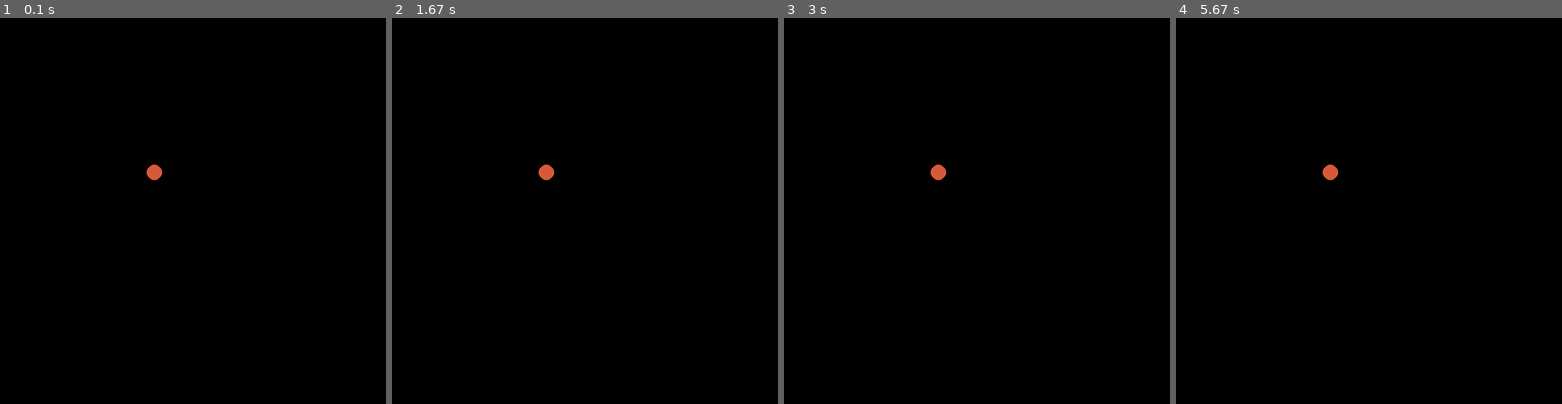
Above: before the commit, frames 1-4 (left to right).
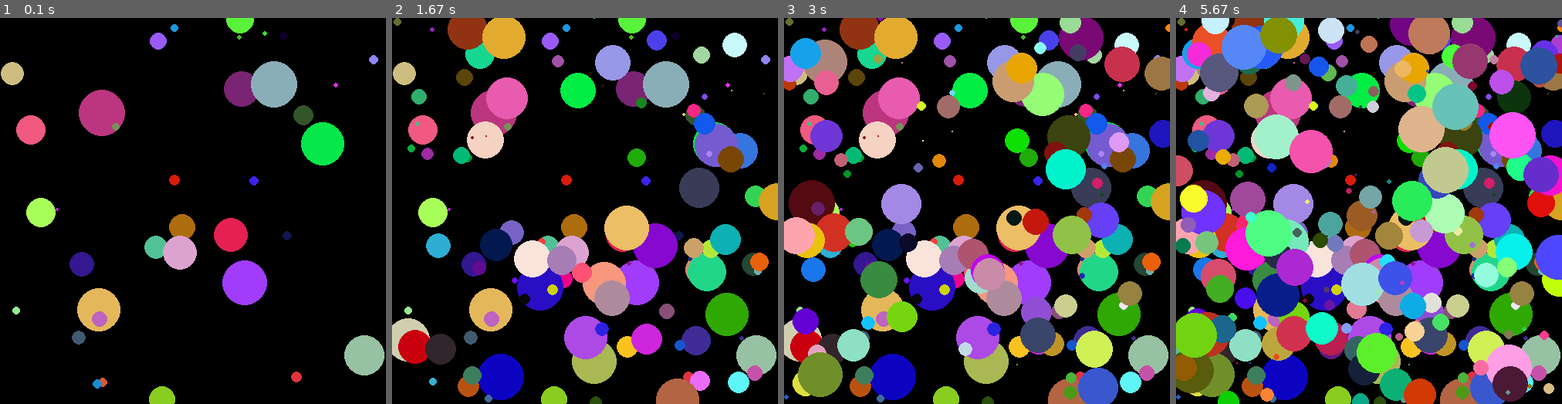
Above: after the commit, the same moments.

Repository: sagieppel/PyGame-Toturial
Game: pygame game, started from 0_DrawCircle.py
Two runs of this game, one before a commit and one after it. Both use one fixed random seed, a clock stepped at 60 frames per second and the inputs below.
Inputs:
- Up to frame 1 (0.1 s): no input
- Up to frame 2 (1.67 s): no input
- Up to frame 3 (3 s): no input
- Up to frame 4 (5.67 s): no input

The runs differ from the first frame. In frame 1, 11% of the frame differs, in the area x 0-100%, y 0-100%; in frame 2, 35%; in frame 3, 51%; in frame 4, 70%.

Commit message:
Update 0_DrawCircle.py

Diff:
--- a/0_DrawCircle.py
+++ b/0_DrawCircle.py
@@ -6,9 +6,9 @@
     red=random.randint(0,255)
     green=random.randint(0,255)
     blue=random.randint(0,255)
-    x=200
-    y=200
-    size=10
+    x=random.randint(0,500)
+    y=random.randint(0,500)
+    size=random.randint(1,30)
     pygame.draw.circle(screen, [red,green,blue], [x,y], size)
 #--------------------------------------------------------------------------
 pygame.init()
@@ -16,9 +16,6 @@
 screensize=500
 
 screen=pygame.display.set_mode([screensize,screensize])
-
-
-drawcircle()
-pygame.display.update()
-
-pygame.time.delay(1000000)
+for i in range(1000):
+   drawcircle()
+   pygame.display.update()
